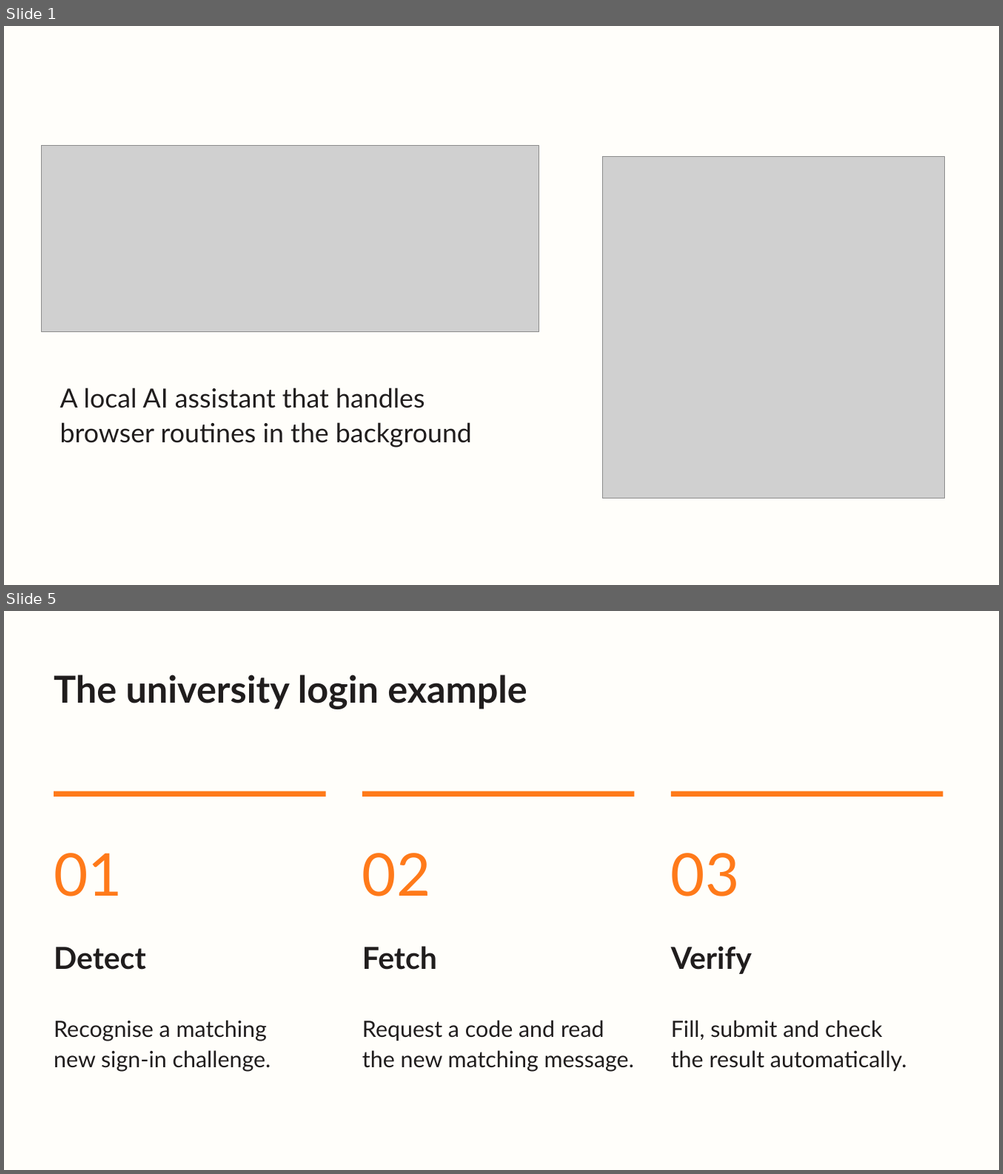
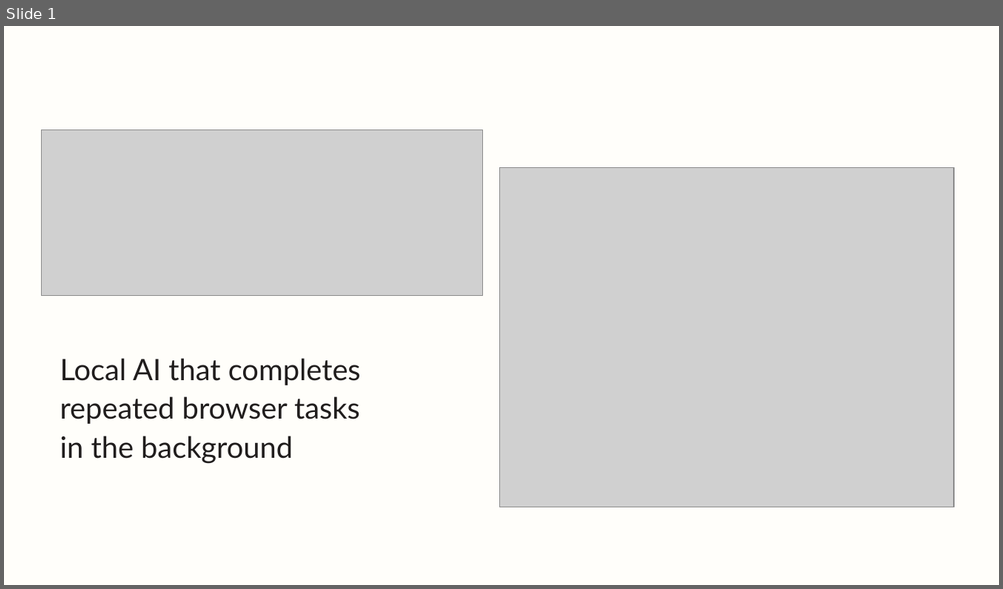
Before and after one commit to MLouchini/Kopi, a slide deck: docs/presentation/Kopi-Hackathon-Pitch.pptx. Shown one above the other, each under a label of ours: slides 1 and 5 before the commit, slide 1 after it; the slides between them are not shown. The pictures are 1003x1174 and 1003x589 pixels, drawn with LibreOffice and Linux fonts; fonts in the diff are those of the drawing; grey boxes stand for pictures. Boxes give left, top, right and bottom in pixels: in the first picture for what was removed or moved away, otherwise in the second. Text is boxed around its words. In the diff, an @@ line names an element or a change of style, - is before the commit and + after.

```diff
--- a/docs/presentation/Kopi-Hackathon-Pitch.pptx
+++ b/docs/presentation/Kopi-Hackathon-Pitch.pptx
@@ slide 5 removed at (4, 611, 999, 1170), background #FFFEFA @@
@@ text removed at (54, 675, 527, 709) @@
-The university login example
@@ rectangle removed at (54, 792, 327, 797) @@
@@ rectangle removed at (362, 792, 634, 797) @@
@@ rectangle removed at (671, 792, 943, 797) @@
@@ text removed at (54, 853, 122, 897) @@
-01
@@ text removed at (362, 853, 431, 897) @@
-02
@@ text removed at (671, 853, 740, 897) @@
-03
@@ text removed at (54, 947, 146, 970) @@
-Detect
@@ text removed at (362, 946, 437, 970) @@
-Fetch
@@ text removed at (671, 946, 751, 974) @@
-Verify
@@ text removed at (54, 1020, 271, 1071) @@
-Recognise a matching
-new sign-in challenge.
@@ text removed at (362, 1020, 634, 1071) @@
-Request a code and read
-the new matching message.
@@ text removed at (671, 1020, 907, 1071) @@
-Fill, submit and check
-the result automatically.
@@ slide 1 changed as well @@
@@ picture: place and size @@
-picture at (41, 145, 539, 332)
+picture at (41, 130, 483, 296)
@@ picture: place and size @@
-picture at (603, 156, 944, 498)
+picture at (500, 168, 954, 508)
@@ text at (60, 358, 361, 464): text changed; size 25.5 to 28.5 pt @@
-A local AI assistant that handles
-browser routines in the background
+Local AI that completes
+repeated browser tasks
+in the background
```
Also in this commit, not shown: 2 other slides changed, 5 slides added, 4 other slides removed, 10 other files.
